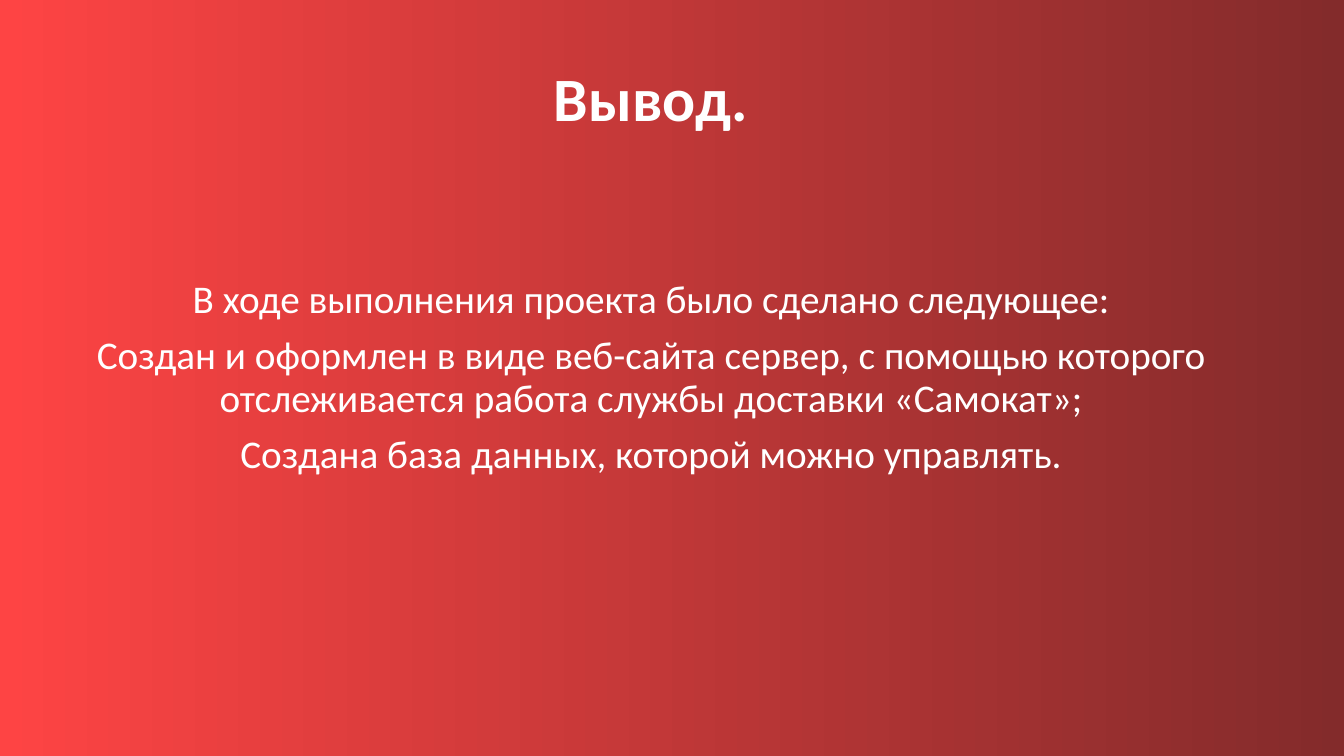
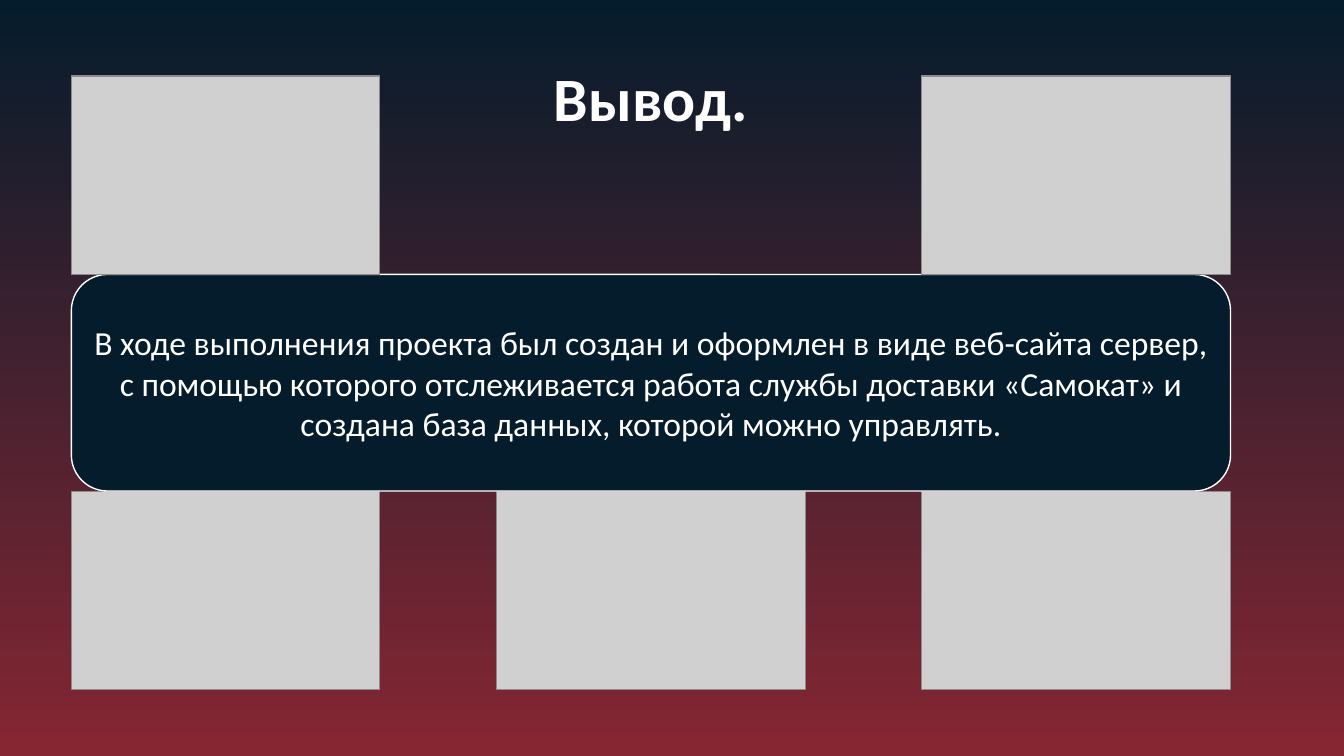
Before and after one commit to artemnaplavkov/Samokat_Website, a slide deck: slide 12 of Проект самокат bruh.pptx. Drawn at 1344x756 pixels with LibreOffice and Linux fonts; fonts in the diff are those of the drawing; grey boxes stand for pictures. Boxes give left, top, right and bottom in pixels: in the first picture for what was removed or moved away, otherwise in the second. Text is boxed around its words. In the diff, an @@ line names an element or a change of style, - is before the commit and + after.

```diff
--- a/Проект самокат bruh.pptx
+++ b/Проект самокат bruh.pptx
@@ background gradient #FE4444 to #832B2B to gradient #051C2C to #862633 @@
@@ picture added at [72,76,380,274] @@
@@ picture added at [923,76,1231,274] @@
@@ rounded rectangle "В ходе выполнения проекта был ...": place and size @@
-rounded rectangle "В ходе выполнения проекта был ..." at [97,286,1205,475]
+rounded rectangle "В ходе выполнения проекта был ..." at [72,274,1231,491]
@@ rounded rectangle "В ходе выполнения проекта был ..." at [72,274,1231,491]: vertical alignment top to middle; fill none to #051C2C; outline none to #FFFFFF 1 pt @@
@@ text in rounded rectangle at [94,332,1207,442]: text changed; size 28 to 24 pt @@
-В ходе выполнения проекта было сделано следующее:
-Создан и оформлен в виде веб-сайта сервер, с помощью которого отслеживается работа службы доставки «Самокат»;
-Создана база данных, которой можно управлять.
+В ходе выполнения проекта был создан и оформлен в виде веб-сайта сервер, с помощью которого отслеживается работа службы доставки «Самокат» и создана база данных, которой можно управлять.
@@ picture added at [72,491,380,690] @@
@@ picture added at [497,491,806,690] @@
@@ picture added at [923,491,1231,690] @@
```
Also in this commit, not shown: 11 other slides changed.
